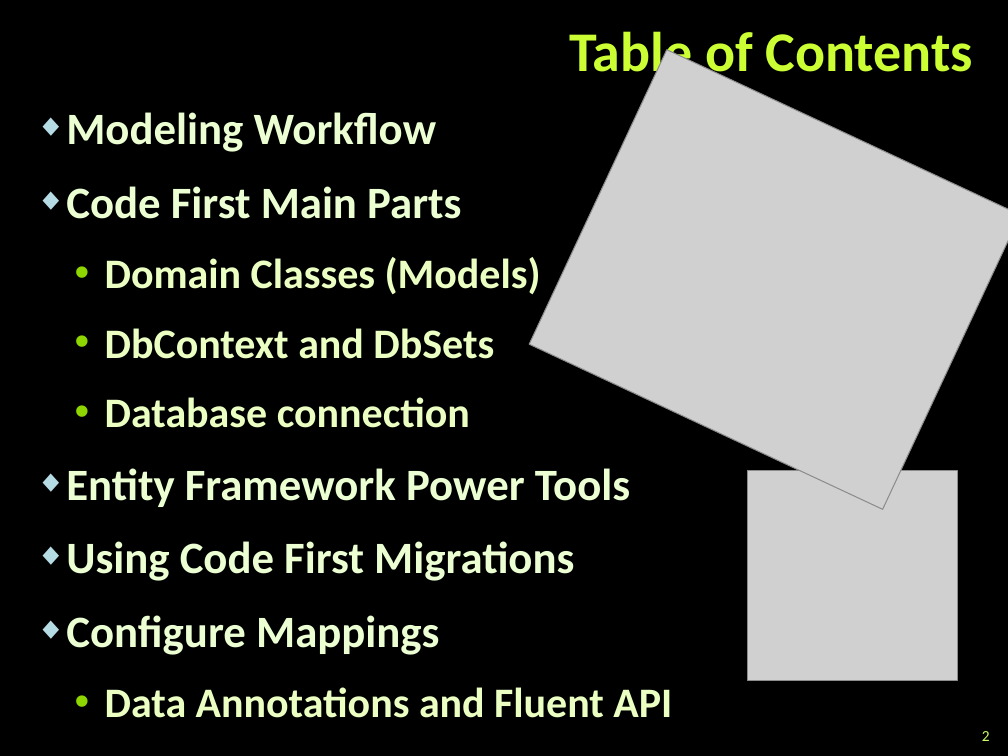
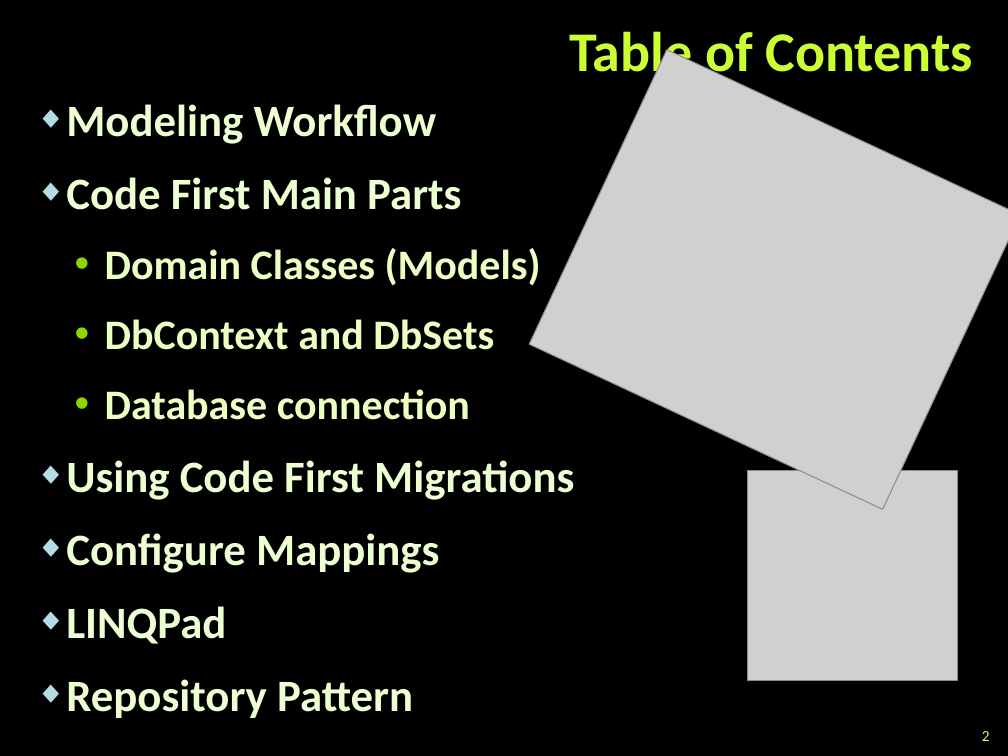
Before and after one commit to martin-nikolov/Telerik-Academy, a slide deck: slide 2 of Databases/10. Entity Framework Code First/Entity-Framework-Code-First.pptx. Drawn at 1008x756 pixels with LibreOffice and Linux fonts; fonts in the diff are those of the drawing; grey boxes stand for pictures; background and template pictures are left out. Boxes give left, top, right and bottom in pixels: in the first picture for what was removed or moved away, otherwise in the second. Text is boxed around its words. In the diff, an @@ line names an element or a change of style, - is before the commit and + after.

Commit message:
Entity Framework Code First -HW -U

```diff
--- a/Databases/10. Entity Framework Code First/Entity-Framework-Code-First.pptx
+++ b/Databases/10. Entity Framework Code First/Entity-Framework-Code-First.pptx
@@ text "Modeling Workflow": place and size @@
-text "Modeling Workflow" at (66, 112, 672, 718)
+text "Modeling Workflow" at (66, 104, 574, 718)
@@ text at (66, 468, 630, 507): paragraph removed @@
-◆ Entity Framework Power Tools
@@ text at (66, 606, 413, 718): text changed; size 30 to 32 pt; text colour #EBFFC2 to #EBFFD2 @@
-  • Data Annotations and Fluent API
+◆ LINQPad
+◆ Repository Pattern
```
Also in this commit, not shown: 3 other slides changed, 6 slides added, 2 slides removed, 3 other files.
